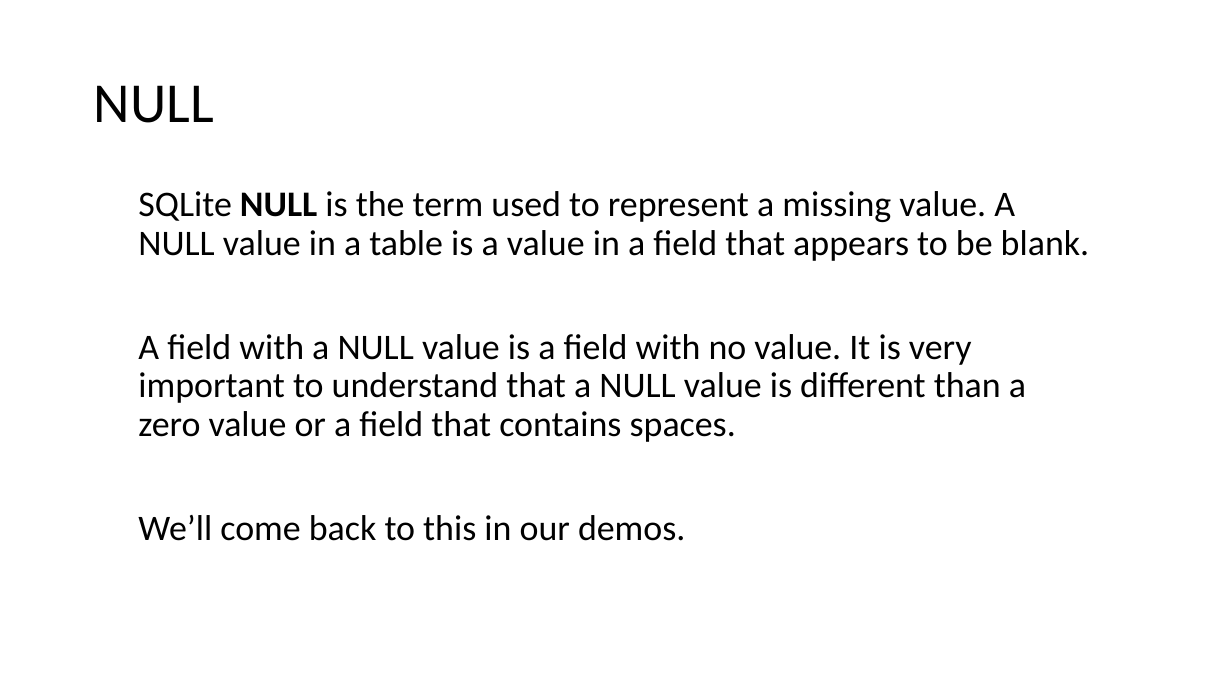
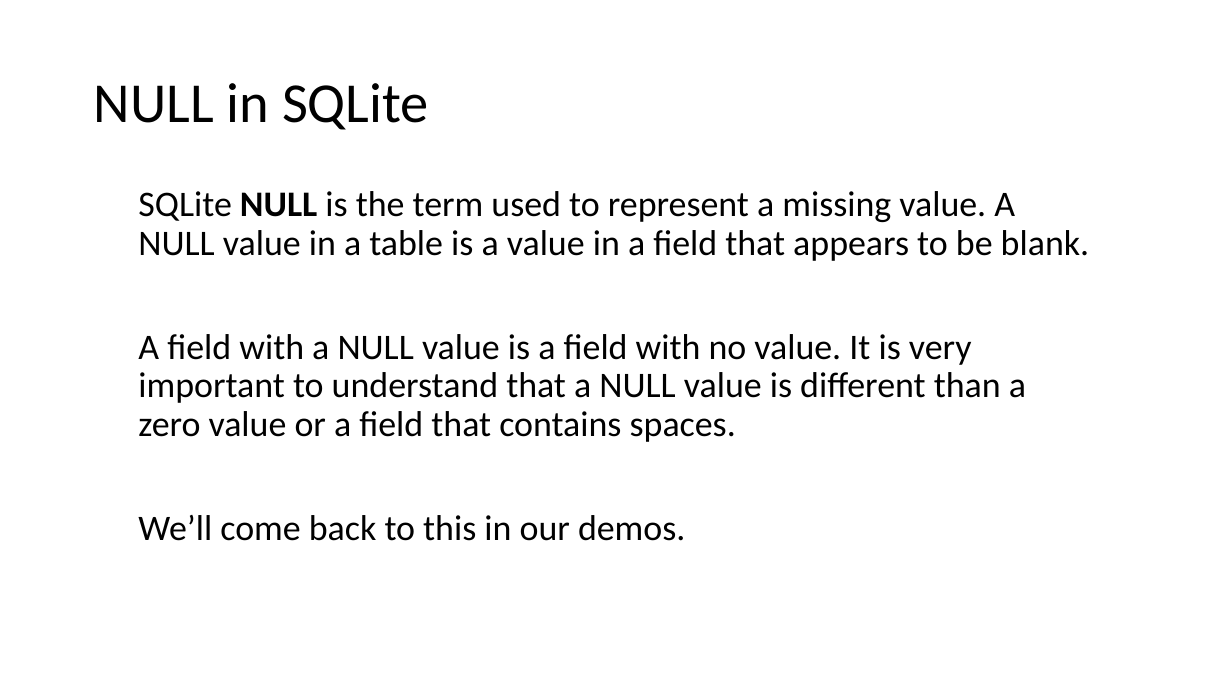
Before and after one commit to RCEatPitt/data-basics-fall-2018, a slide deck: slide 10 of 7 - databases one/Part 1 - Introduction to the Relational Model.pptx (slide 8 before the commit). Drawn at 1232x693 pixels with LibreOffice and Linux fonts; fonts in the diff are those of the drawing. Boxes give left, top, right and bottom in pixels: in the first picture for what was removed or moved away, otherwise in the second. Text is boxed around its words. In the diff, an @@ line names an element or a change of style, - is before the commit and + after.

```diff
--- a/7 - databases one/Part 1 - Introduction to the Relational Model.pptx
+++ b/7 - databases one/Part 1 - Introduction to the Relational Model.pptx
@@ title at box(94, 83, 429, 130): text changed @@
-NULL
+NULL in SQLite
```
Also in this commit, not shown: 8 other slides changed, 4 slides added, 2 slides removed.
